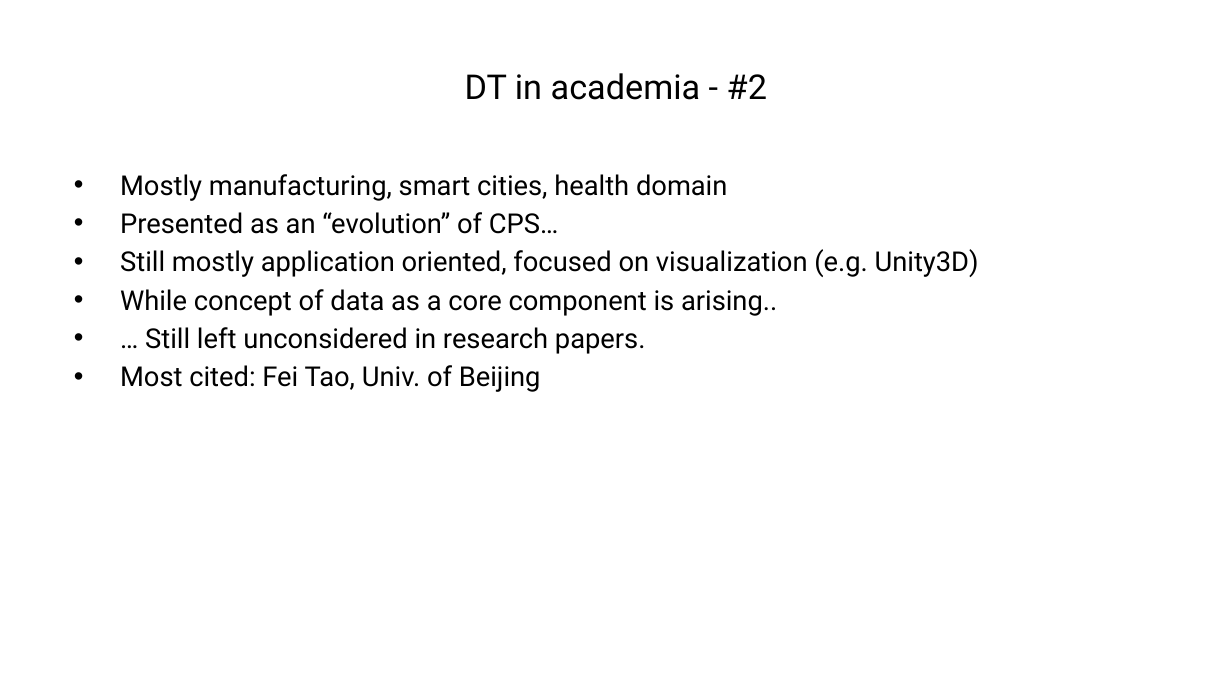
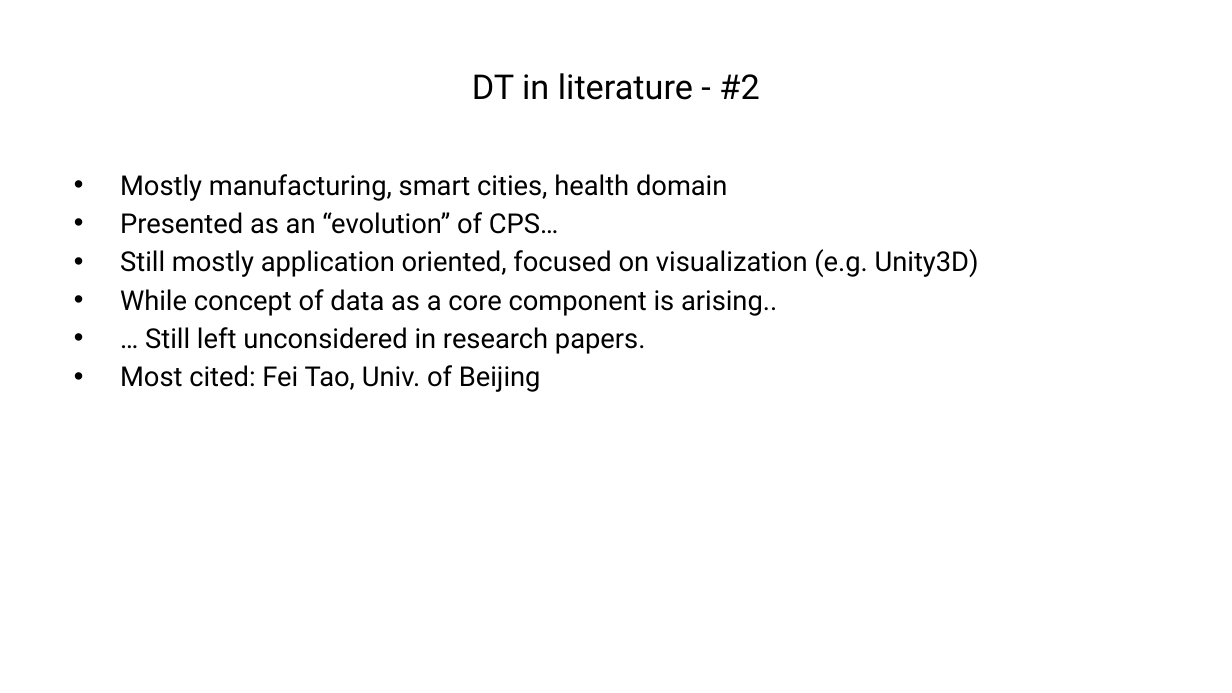
Before and after one commit to ManuelePasini/slides-markdown, a slide deck: slide 6 of digital_twins.pptx. Drawn at 1232x693 pixels with LibreOffice and Linux fonts; fonts in the diff are those of the drawing. Boxes give left, top, right and bottom in pixels: in the first picture for what was removed or moved away, otherwise in the second. Text is boxed around its words. In the diff, an @@ line names an element or a change of style, - is before the commit and + after.

```diff
--- a/digital_twins.pptx
+++ b/digital_twins.pptx
@@ title at (472,73,759,100): text changed @@
-DT in academia - #2
+DT in literature - #2
```
Also in this commit, not shown: 1 other slide changed, 5 other files.
